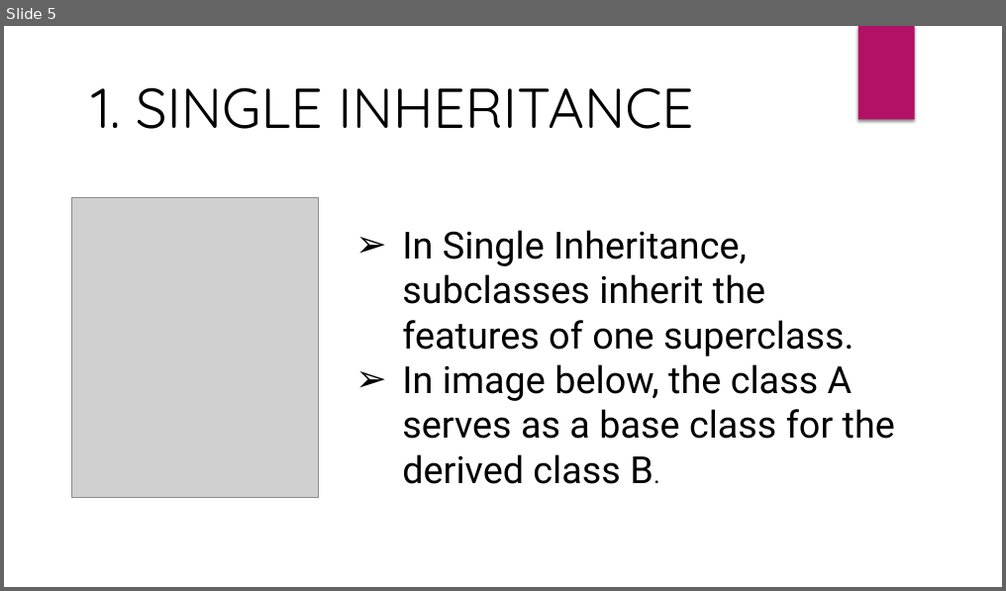
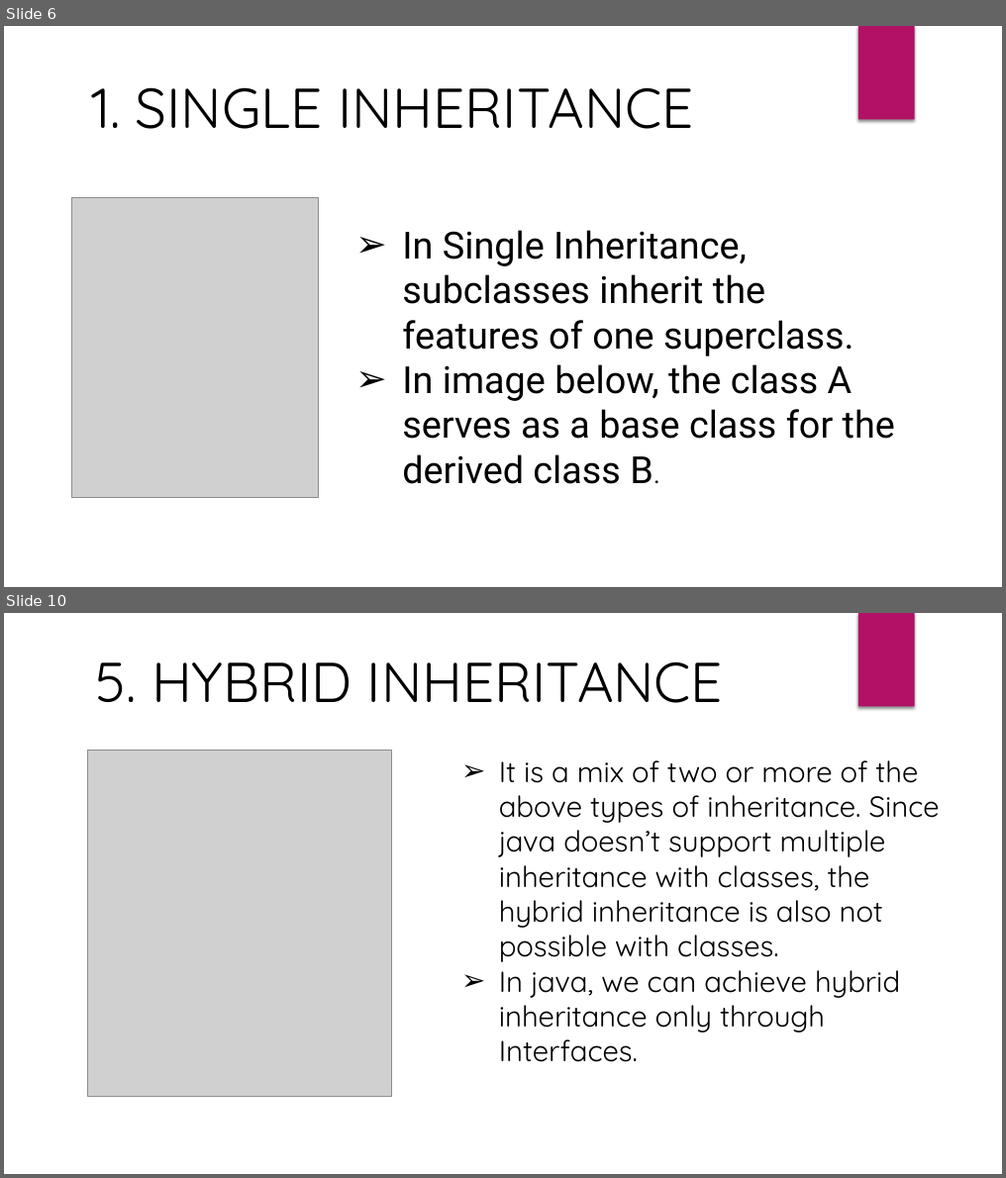
Before and after one commit to AshishVerma2711/Team, a slide deck: Inheritance.pptx. Shown one above the other, each under a label of ours: slide 5 before the commit, slides 6 and 10 after it; the slides between them are not shown. The pictures are 1006x591 and 1006x1178 pixels, drawn with LibreOffice and Linux fonts; fonts in the diff are those of the drawing; grey boxes stand for pictures. Boxes give left, top, right and bottom in pixels: in the first picture for what was removed or moved away, otherwise in the second. Text is boxed around its words. In the diff, an @@ line names an element or a change of style, - is before the commit and + after.

```diff
--- a/Inheritance.pptx
+++ b/Inheritance.pptx
@@ slide 10 added at [4,613,1002,1174], background #FFFFFF; not listed: 1 template element that a slide beside it also shows @@
@@ text added at [95,662,723,703], 54 pt, text #000000 @@
+5. HYBRID INHERITANCE
@@ picture added at [88,750,392,1097] @@
@@ text added at [499,761,940,1062], 28 pt, text #000000 @@
+➢ It is a mix of two or more of the above types of inheritance. Since java doesn’t support multiple inheritance with classes, the hybrid inheritance is also not possible with classes.
+➢ In java, we can achieve hybrid inheritance only through Interfaces.
@@ what was slide 5 is now slide 6 @@
```
Also in this commit, not shown: 2 slides changed, 4 other slides added, 4 slides removed.
